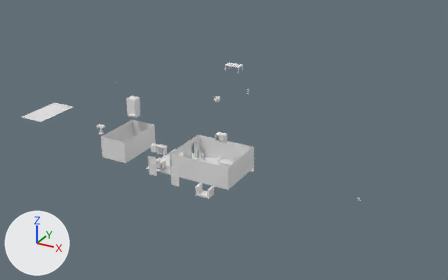
What one commit did to the Blender file RugProbleem/Assets/3D Models/Blend File/1930s Game Props.blend.
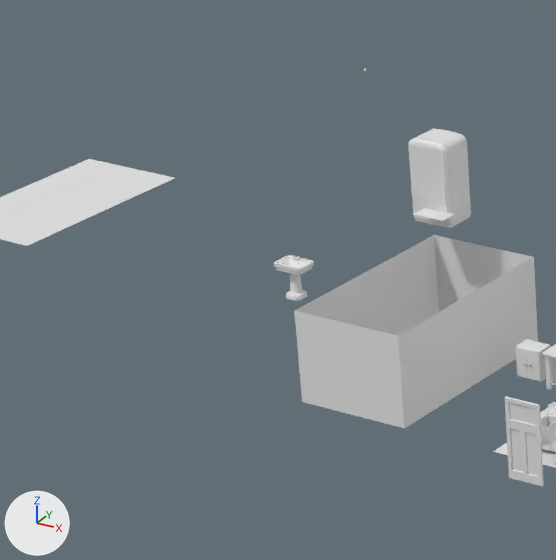
The first picture shows the older version from a 50 mm lens placed at (28.9, -54.6, 30.9), pointed at (0.1, -2.4, 4.7). The close-ups show both versions on the part from 8% to 36% of the width and 24% to 69% of the height of that picture; other places that the commit changed are outside them. Lighting does not change. The marker at lower left points along +X, +Y and +Z.

The first close-up shows 'Cube.001', 'Cube.005', 'Door Interior', 'Fridge', 'Fridge Door', 'K Ceiling', 'K Wall', 'Sink Base', 'Stove Cabinet RU'.
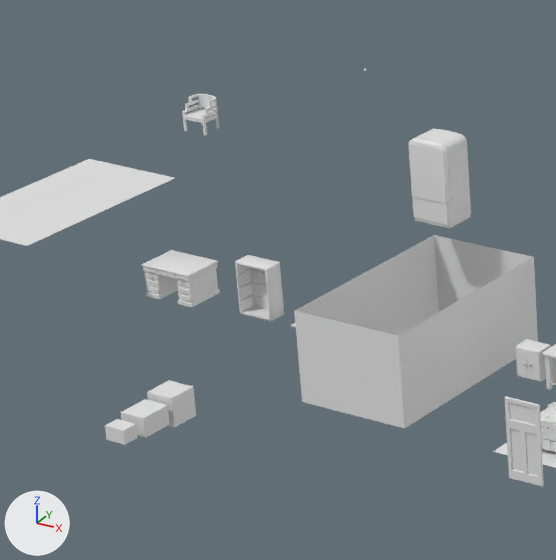
Edits to the bpy script that builds the scene:
```text
Add mat_moving_box_small:
    mat_moving_box_small = principled_material('Moving Box Small')
    mat_moving_box_small.base_color = (0.8, 0.8, 0.8)  # white #e7e7e7
Add mat_moving_box_medium:
    mat_moving_box_medium = principled_material('Moving Box Medium')
    mat_moving_box_medium.base_color = (0.8, 0.8, 0.8)  # white #e7e7e7
Add mat_moving_box_large:
    mat_moving_box_large = principled_material('Moving Box Large')
    mat_moving_box_large.base_color = (0.8, 0.8, 0.8)  # white #e7e7e7
Add mat_office_chair:
    mat_office_chair = principled_material('Office Chair')
    mat_office_chair.base_color = (0.8, 0.8, 0.8)  # white #e7e7e7
Add mat_desk:
    mat_desk = principled_material('Desk')
    mat_desk.base_color = (0.8, 0.8, 0.8)  # white #e7e7e7
Add mat_medicine_cabinet:
    mat_medicine_cabinet = principled_material('Medicine Cabinet')
    mat_medicine_cabinet.base_color = (0.8, 0.8, 0.8)  # white #e7e7e7
Add me_cube_054:
    me_cube_054.from_pydata(...)  # a box spanning x -0.305..0.305, y -0.223..0.223, z -0.195..0.195
    me_cube_054.materials.append(mat_moving_box_small)  # white #e7e7e7
Add me_cube_018_1:
    me_cube_018_1.from_pydata(...)  # a box spanning x -0.372..0.372, y -0.45..0.45, z -0.271..0.271
    me_cube_018_1.materials.append(mat_moving_box_medium)  # white #e7e7e7
Add me_cube_009_1:
    me_cube_009_1.from_pydata(...)  # a box spanning x -0.407..0.407, y -0.407..0.407, z -0.407..0.407
    me_cube_009_1.materials.append(mat_moving_box_large)  # white #e7e7e7
Add me_cube_053:
    me_cube_053.from_pydata(...)  # 526 vertices, 566 faces; spans x -0.391..0.391, y -0.338..0.406, z 0.0..0.933
    me_cube_053.polygons.foreach_set('use_smooth', [True] * 566)
    me_cube_053.materials.append(mat_office_chair)  # white #e7e7e7
Add me_cube_049:
    me_cube_049.from_pydata(...)  # 3040 vertices, 2946 faces; spans x -0.86..0.86, y -0.65..0.63, z 0.0..1.0
    me_cube_049.polygons.foreach_set('use_smooth', [True] * 2946)
    me_cube_049.materials.append(mat_desk)  # white #e7e7e7
Add me_cube_044:
    me_cube_044.from_pydata(...)  # 267 vertices, 268 faces; spans x -0.58..0.58, y -0.3..0.29, z 0.0..1.59
    me_cube_044.polygons.foreach_set('use_smooth', [True] * 268)
    me_cube_044.materials.append(mat_medicine_cabinet)  # white #e7e7e7
Change ob_sink_base:
    ob_sink_base.location: (-19.75, 1.52, -0.04) -> (14.94, 1.52, -0.04)
Change ob_stove_cabinet_ru:
    ob_stove_cabinet_ru.location: (-7.35, -3.96, 1.0) -> (-7.35, -3.18, 0.7)
Add ob_moving_box_small:
    ob_moving_box_small = bpy.data.objects.new('Moving Box Small', me_cube_054)
    ob_moving_box_small.location = (-16.86, -8.79, 0.73)
Add ob_moving_box_medium:
    ob_moving_box_medium = bpy.data.objects.new('Moving Box Medium', me_cube_018_1)
    ob_moving_box_medium.location = (-16.86, -7.9, 0.73)
Add ob_moving_box_large:
    ob_moving_box_large = bpy.data.objects.new('Moving Box Large', me_cube_009_1)
    ob_moving_box_large.location = (-16.86, -6.92, 0.73)
Add ob_office_chair:
    ob_office_chair = bpy.data.objects.new('Office Chair', me_cube_053)
    ob_office_chair.location = (-22.62, 1.47, 4.51)
Add ob_desk:
    ob_desk = bpy.data.objects.new('Desk', me_cube_049)
    ob_desk.location = (-22.62, 0.0, 0.0)
Add ob_medicine_cabinet:
    ob_medicine_cabinet = bpy.data.objects.new('Medicine Cabinet ', me_cube_044)
    ob_medicine_cabinet.location = (-19.74, 0.0, 0.0)
```

Boxes (x1, y1, x2, y2) around the edits, measured in the close-ups (556 x 560 px):
'Desk', added: after (142, 250, 220, 307)
'Medicine Cabinet ', added: after (235, 255, 284, 321)
'Moving Box Large', added: after (147, 380, 196, 427)
'Moving Box Medium', added: after (121, 399, 170, 438)
'Sink Base', moved (not visible afterwards): before (274, 255, 314, 301)
'Office Chair', added: after (182, 94, 219, 136)
'Moving Box Small', added: after (105, 419, 137, 445)
'Stove Cabinet RU', moved: before (541, 413, 556, 445); after (549, 422, 556, 441)
